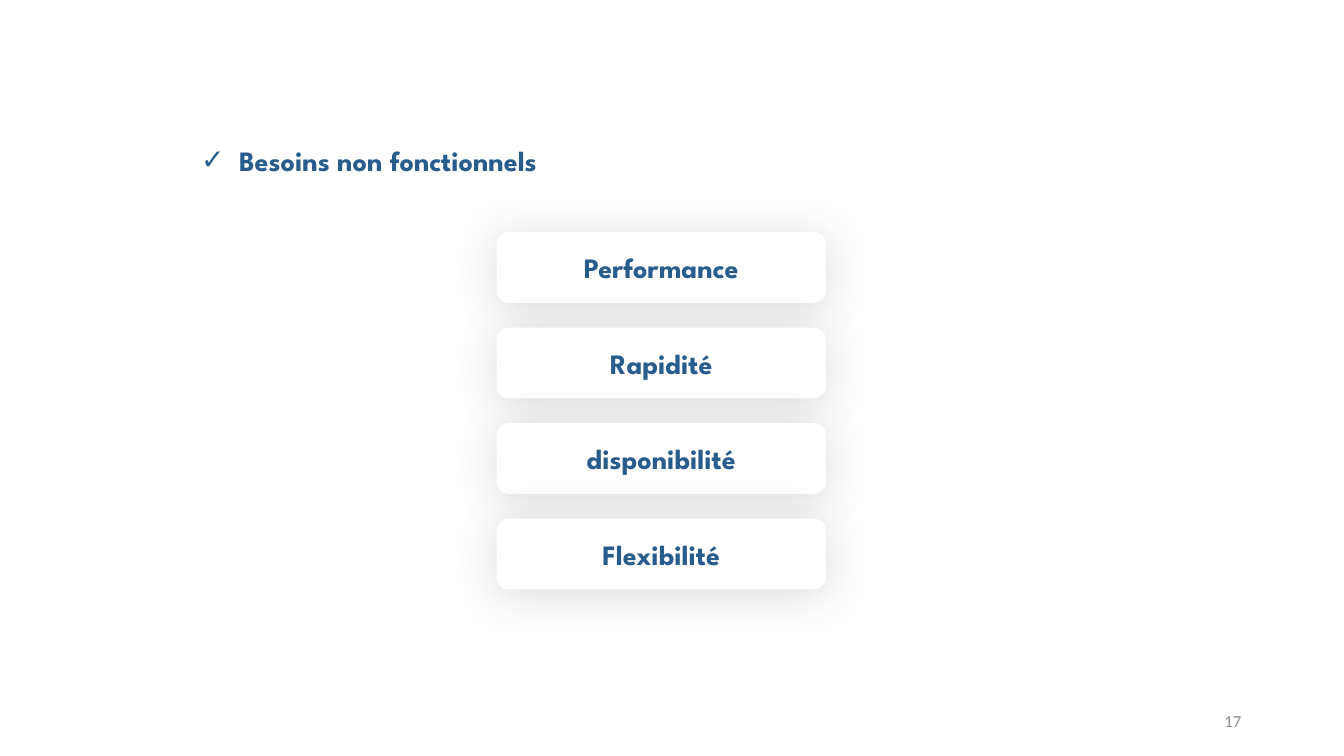
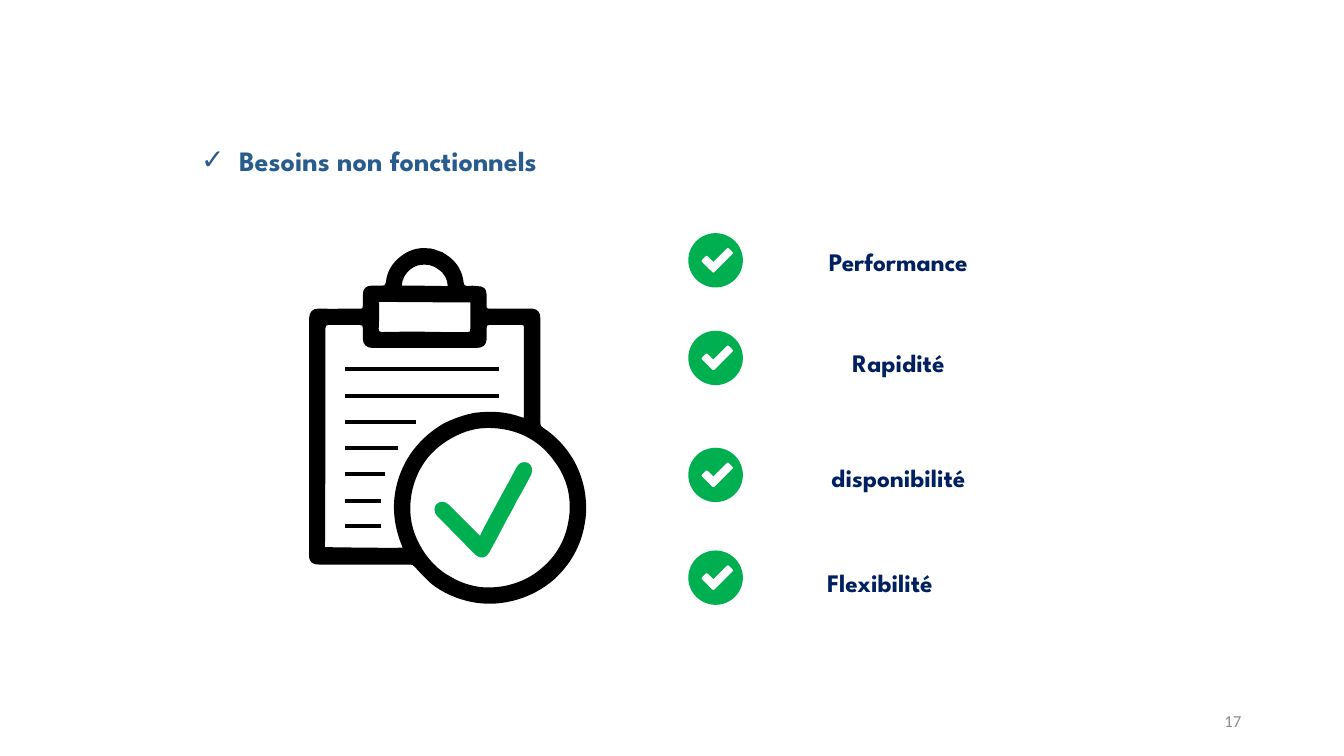
Before and after one commit to habibmedmahmoud/banckend_1, a slide deck: slide 17 of Présentation_Medos.pptx. Drawn at 1344x756 pixels with LibreOffice and Linux fonts; fonts in the diff are those of the drawing. Boxes give left, top, right and bottom in pixels: in the first picture for what was removed or moved away, otherwise in the second. Text is boxed around its words. In the diff, an @@ line names an element or a change of style, - is before the commit and + after.

```diff
--- a/Présentation_Medos.pptx
+++ b/Présentation_Medos.pptx
@@ ellipse added at (689, 233, 743, 287), fill #00B050 @@
@@ rounded rectangle added at (701, 255, 719, 273), fill #FFFFFF @@
@@ rounded rectangle added at (708, 247, 734, 273), fill #FFFFFF @@
@@ text "Performance": place and size @@
-text "Performance" at (497, 233, 825, 302)
+text "Performance" at (829, 253, 968, 272)
@@ ellipse added at (689, 331, 743, 385), fill #00B050 @@
@@ rounded rectangle added at (701, 353, 719, 371), fill #FFFFFF @@
@@ rounded rectangle added at (708, 345, 734, 371), fill #FFFFFF @@
@@ text "Rapidité": place and size @@
-text "Rapidité" at (497, 329, 825, 398)
+text "Rapidité" at (852, 354, 944, 378)
@@ ellipse added at (689, 448, 743, 502), fill #00B050 @@
@@ rounded rectangle added at (701, 470, 719, 488), fill #FFFFFF @@
@@ rounded rectangle added at (708, 462, 734, 488), fill #FFFFFF @@
@@ size 20 to 18 pt, text colour #275C8D to #002060; vertical alignment middle to top; fill #FFFFFF to none; outline #FFFFFF 1 pt to none; shadow off in 3 elements at (852, 354, 944, 378), (829, 253, 968, 272), (831, 469, 965, 493) @@
@@ text "disponibilité": place and size @@
-text "disponibilité" at (497, 423, 825, 493)
+text "disponibilité" at (831, 469, 965, 493)
@@ group added at (310, 247, 588, 605): 7 lines, 2 freeform shapes @@
@@ ellipse added at (689, 551, 743, 605), fill #00B050 @@
@@ rounded rectangle added at (708, 565, 734, 591), fill #FFFFFF @@
@@ text "Flexibilité": place and size @@
-text "Flexibilité" at (497, 519, 825, 589)
+text "Flexibilité" at (827, 574, 933, 593)
@@ text "Flexibilité" at (827, 574, 933, 593): size 20 to 18 pt, text colour #275C8D to #002060; alignment centre to left; vertical alignment middle to top; fill #FFFFFF to none; outline #FFFFFF 1 pt to none; shadow off @@
@@ rounded rectangle added at (701, 573, 719, 591), fill #FFFFFF @@
```
Also in this commit, not shown: 1 other slide changed, 9 slides removed.
